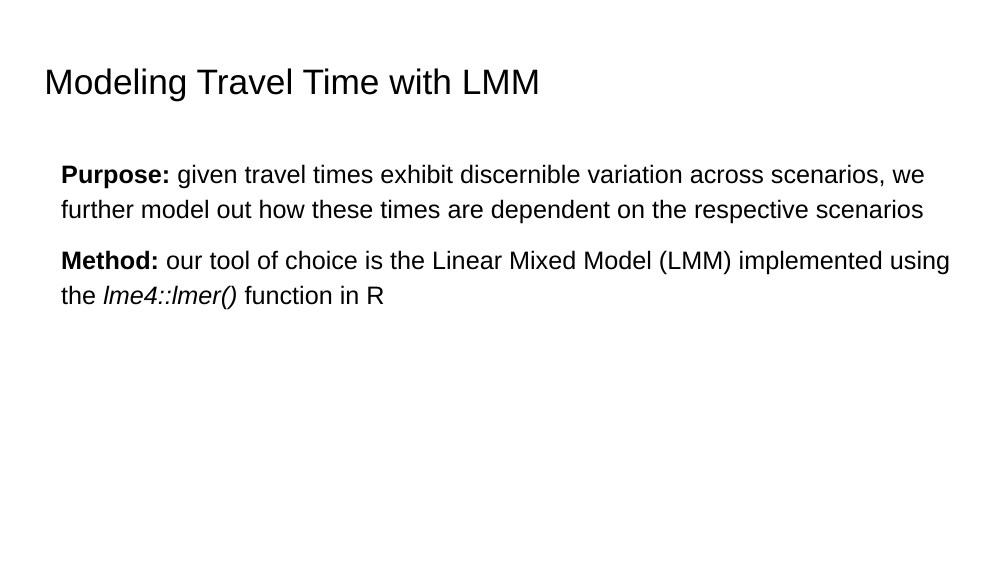
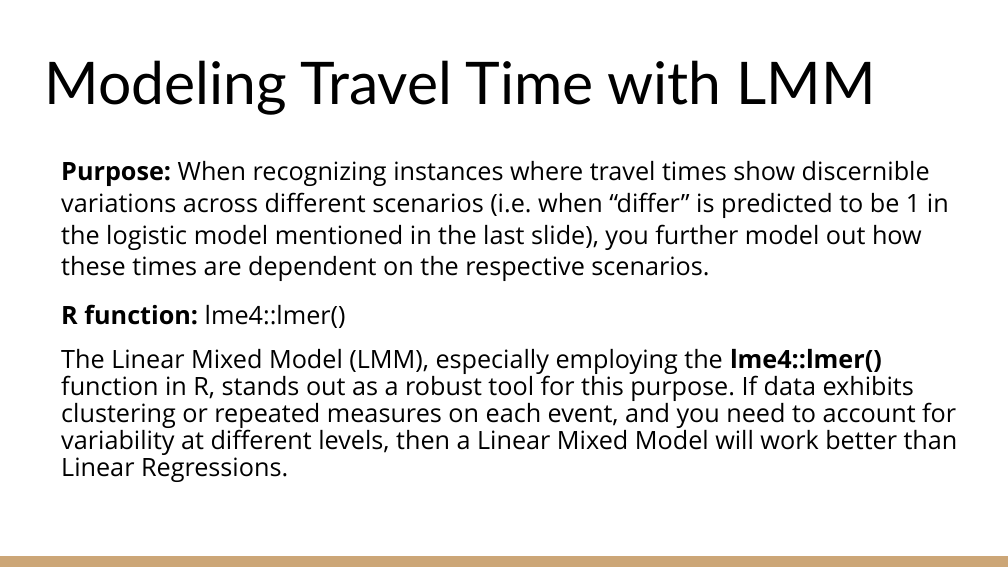
Before and after one commit to KenYe23/STA470S, a slide deck: slide 18 of EMS Stations Project/EMS_Station_Location.pptx (slide 20 before the commit). Drawn at 1008x567 pixels with LibreOffice and Linux fonts; fonts in the diff are those of the drawing. Boxes give left, top, right and bottom in pixels: in the first picture for what was removed or moved away, otherwise in the second. Text is boxed around its words. In the diff, an @@ line names an element or a change of style, - is before the commit and + after.

```diff
--- a/EMS Stations Project/EMS_Station_Location.pptx
+++ b/EMS Stations Project/EMS_Station_Location.pptx
@@ title "Modeling Travel Time with LMM": place and size @@
-title "Modeling Travel Time with LMM" at box(44, 68, 540, 100)
+title "Modeling Travel Time with LMM" at box(44, 60, 876, 115)
@@ title "Modeling Travel Time with LMM" at box(44, 60, 876, 115): size 25.2 to 42 pt, font Arial to Lato; vertical alignment top to bottom @@
@@ text at box(61, 161, 958, 482): text changed; font Arial to Open Sans @@
-Purpose: given travel times exhibit discernible variation across scenarios, we further model out how these times are dependent on the respective scenarios
-Method: our tool of choice is the Linear Mixed Model (LMM) implemented using the lme4::lmer() function in R
+Purpose: When recognizing instances where travel times show discernible variations across different scenarios (i.e. when “differ” is predicted to be 1 in the logistic model mentioned in the last slide), you further model out how these times are dependent on the respective scenarios.
+R function: lme4::lmer()
+The Linear Mixed Model (LMM), especially employing the lme4::lmer() function in R, stands out as a robust tool for this purpose. If data exhibits clustering or repeated measures on each event, and you need to account for variability at different levels, then a Linear Mixed Model will work better than Linear Regressions.
@@ rectangle added at box(0, 556, 1008, 567), fill #CCA677 @@
```
Also in this commit, not shown: 16 other slides changed, 2 slides added, 4 slides removed, 1 other file.
